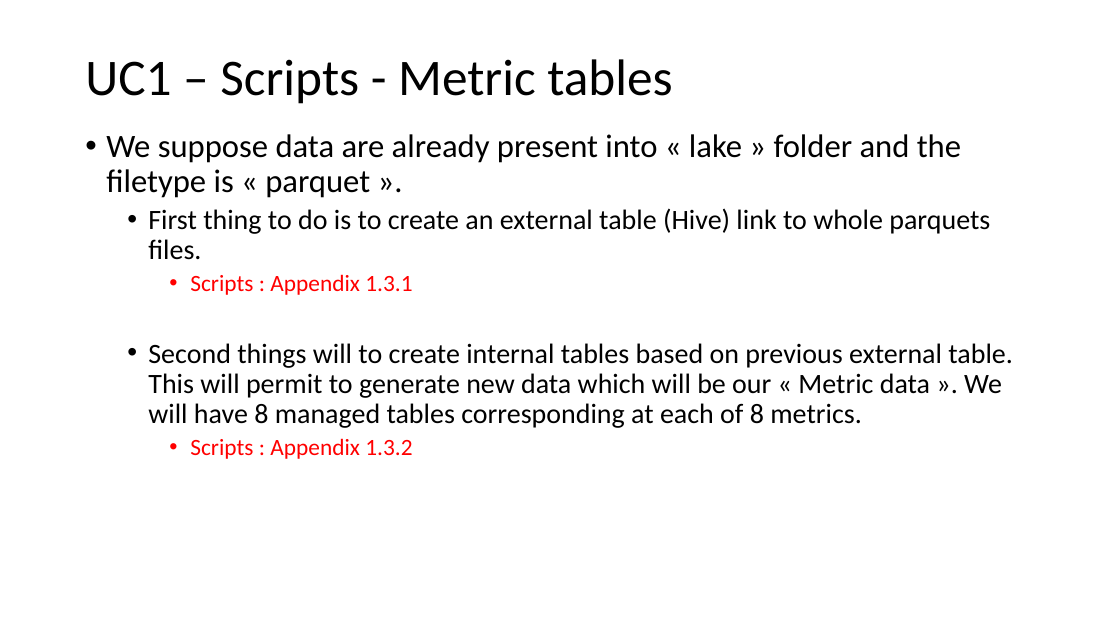
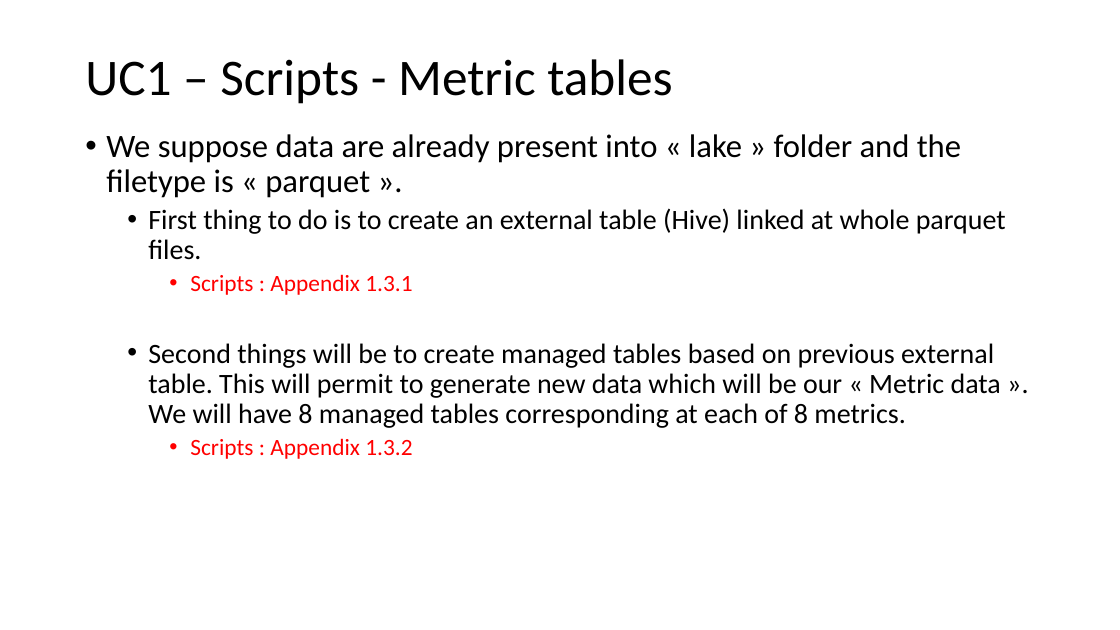
Before and after one commit to pfe-cegefos/core, a slide deck: slide 10 of Docs/PFE-CEGEFOS.pptx. Drawn at 1120x630 pixels with LibreOffice and Linux fonts; fonts in the diff are those of the drawing. Boxes give left, top, right and bottom in pixels: in the first picture for what was removed or moved away, otherwise in the second. Text is boxed around its words. In the diff, an @@ line names an element or a change of style, - is before the commit and + after.

```diff
--- a/Docs/PFE-CEGEFOS.pptx
+++ b/Docs/PFE-CEGEFOS.pptx
@@ text at [148, 208, 1006, 260]: text changed @@
-  • First thing to do is to create an external table (Hive) link to whole parquets files.
+  • First thing to do is to create an external table (Hive) linked at whole parquet files.
@@ text at [148, 343, 1001, 428]: text changed @@
-  • Second things will to create internal tables based on previous external table. This will permit to generate new data which will be our « Metric data ». We will have 8 managed tables corresponding at each of 8 metrics.
+  • Second things will be to create managed tables based on previous external table. This will permit to generate new data which will be our « Metric data ». We will have 8 managed tables corresponding at each of 8 metrics.
```
Also in this commit, not shown: 3 other slides changed, 17 other files.
